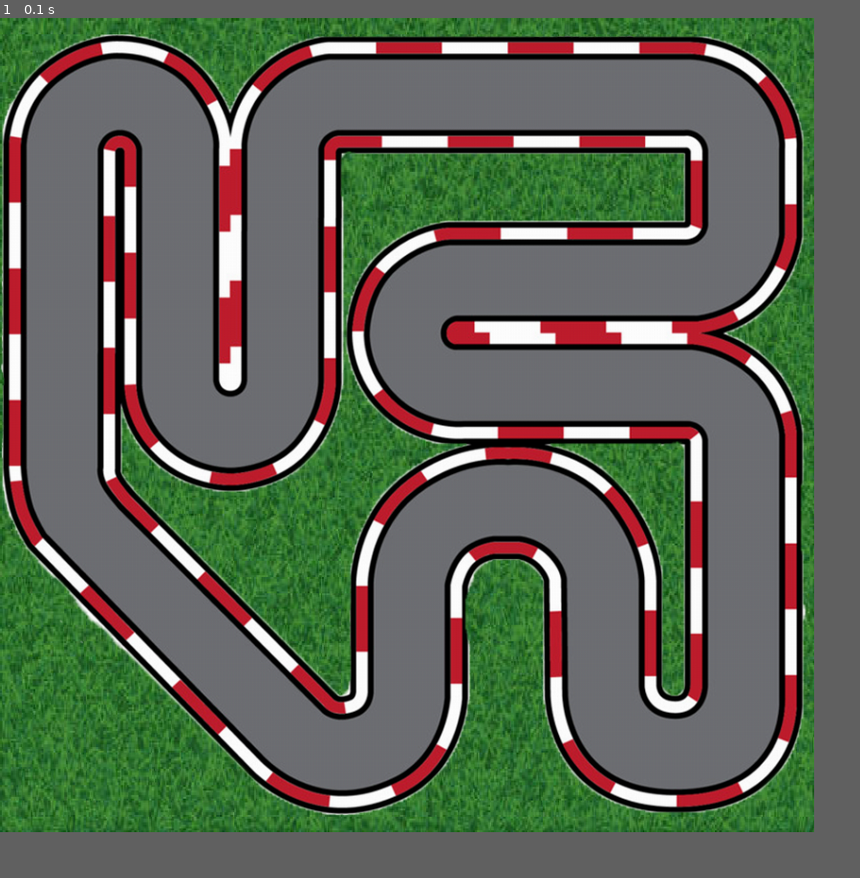
Above: before the commit, frame 1.
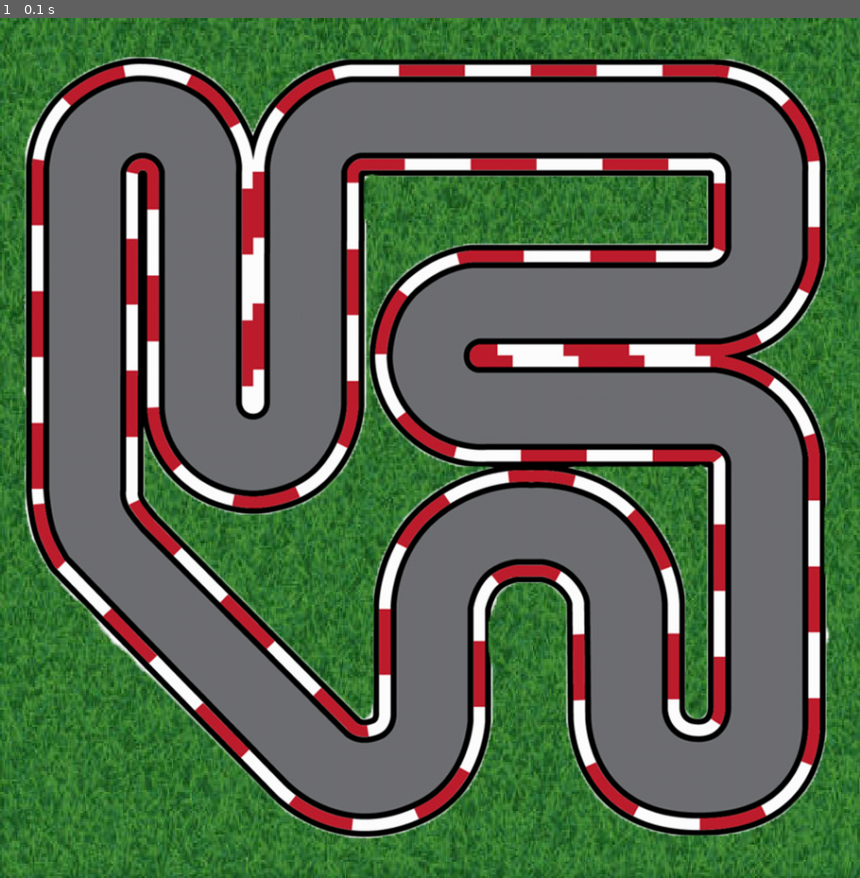
Above: after the commit, the same moment.

Repository: AmirmasoudCS/Pygame-Course
Game: pygame game, started from project_04/main.py
The game is run twice, just before and just after one commit, with the same random seed, the same clock (stepped at 60 frames per second) and the same inputs.
Inputs:
- Up to frame 1 (0.1 s): no input
In our replay, the window is 852x852 before the commit and 900x900 after it. These sizes can differ from the game's own. Grey fills any space a smaller window leaves; there, only what the larger window draws over its background counts as a difference.

The runs differ from the first frame. In frame 1, 56% of the frame differs, in the area x 0-100%, y 0-100%.

Commit message:
Adding a margin to the window

Diff:
--- a/project_04/main.py
+++ b/project_04/main.py
@@ -8,8 +8,10 @@
 RED_CAR = pygame.image.load("./project_04/assets/imgs/red-car.png")
 PURPLE_CAR = pygame.image.load("./project_04/assets/imgs/purple-car.png")
 
-WIDTH = TRACK.get_width()
-HEIGHT = TRACK.get_height()
+MARGIN = 50
+
+WIDTH = TRACK.get_width() + MARGIN
+HEIGHT = TRACK.get_height() + MARGIN
 
 WIN = pygame.display.set_mode((WIDTH, HEIGHT))
 pygame.display.set_caption("Racing Game")
